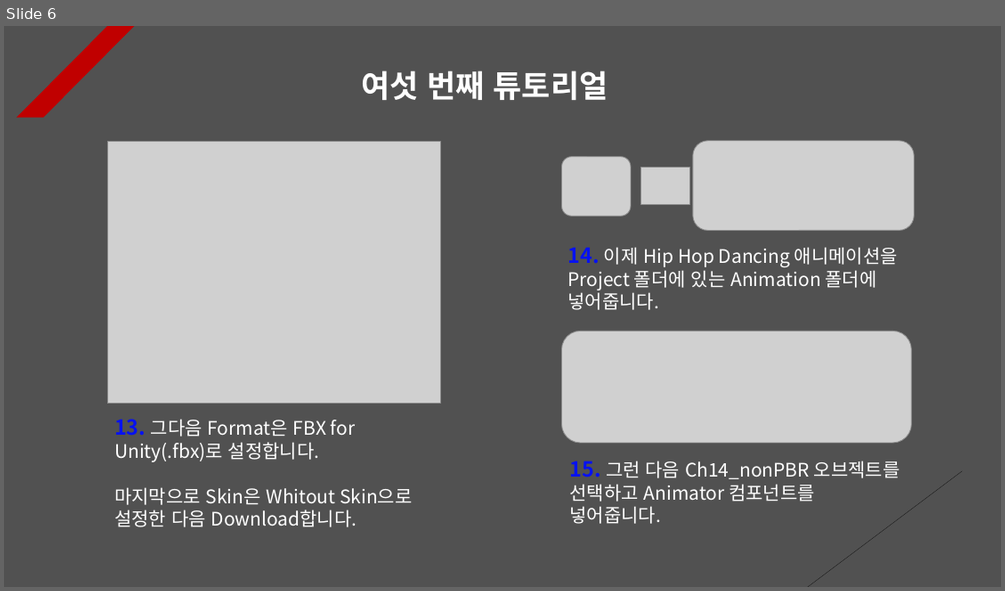
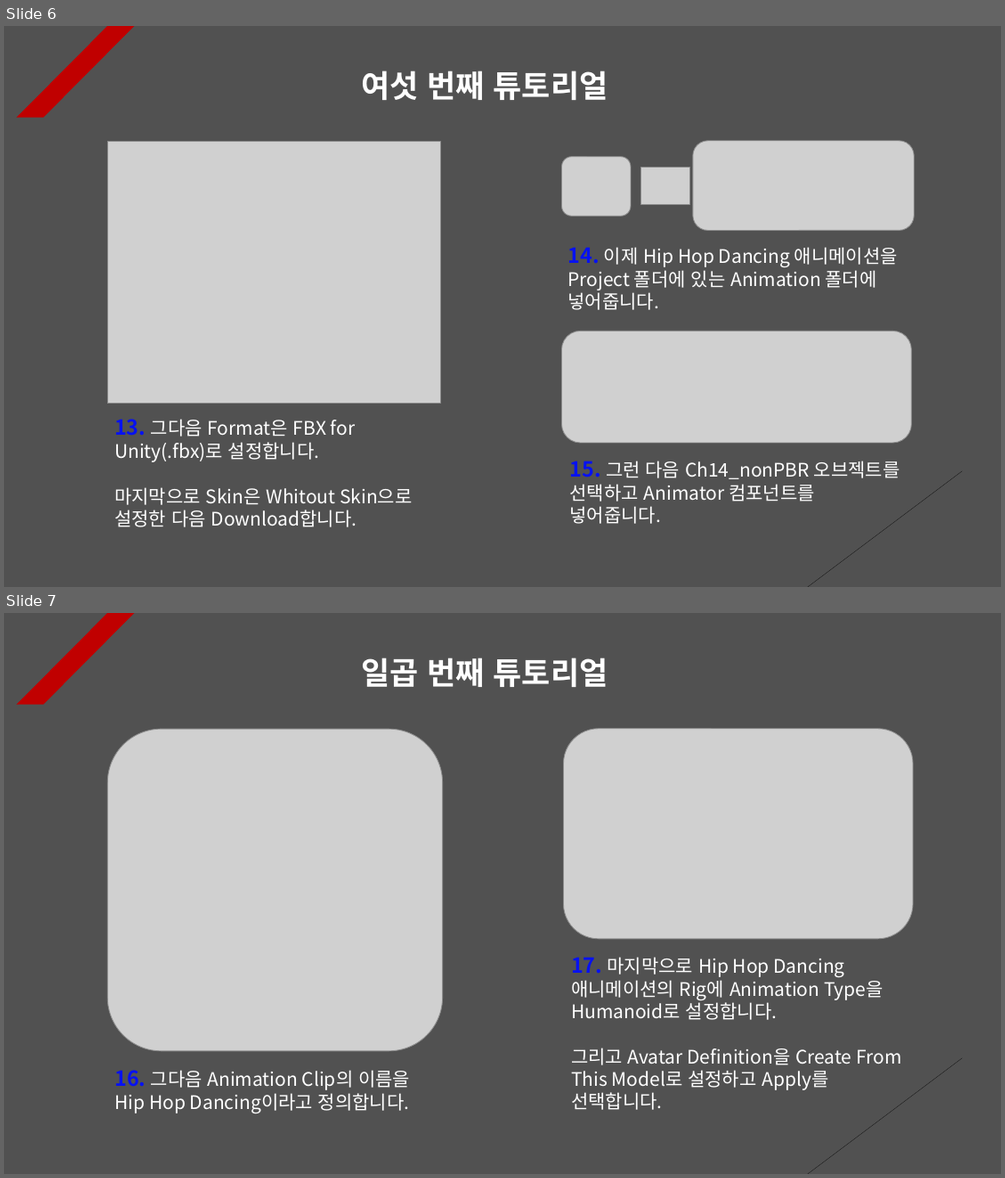
Before and after one commit to Unity2033/3D-UnityEngine, a slide deck: Assets/Class/Animation Retargeting/PPT Data/Animation Retargeting Example.pptx. Shown one above the other, each under a label of ours: slide 6 before the commit, slides 6 and 7 after it. The pictures are 1005x591 and 1005x1178 pixels, drawn with LibreOffice and Linux fonts; fonts in the diff are those of the drawing; grey boxes stand for pictures. Boxes give left, top, right and bottom in pixels: in the first picture for what was removed or moved away, otherwise in the second. Text is boxed around its words. In the diff, an @@ line names an element or a change of style, - is before the commit and + after.

```diff
--- a/Assets/Class/Animation Retargeting/PPT Data/Animation Retargeting Example.pptx
+++ b/Assets/Class/Animation Retargeting/PPT Data/Animation Retargeting Example.pptx
@@ slide 7 added at bbox=[4, 613, 1001, 1174], background #515151; not listed: 2 template elements that a slide beside it also shows @@
@@ text added at bbox=[361, 657, 608, 687], 30 pt, text #FFFFFF, bold @@
+일곱 번째 튜토리얼
@@ picture added at bbox=[107, 729, 442, 1051] @@
@@ picture added at bbox=[563, 729, 913, 939] @@
@@ text added at bbox=[571, 957, 901, 1110], 18 pt, text #FFFFFF @@
+17. 마지막으로 Hip Hop Dancing 애니메이션의 Rig에 Animation Type을 Humanoid로 설정합니다.
+그리고 Avatar Definition을 Create From This Model로 설정하고 Apply를 선택합니다.
@@ text added at bbox=[114, 1070, 410, 1113], 18 pt, text #FFFFFF @@
+16. 그다음 Animation Clip의 이름을 Hip Hop Dancing이라고 정의합니다.
```
Also in this commit, not shown: 1 slide changed, 7 other slides added, 20 other files.
